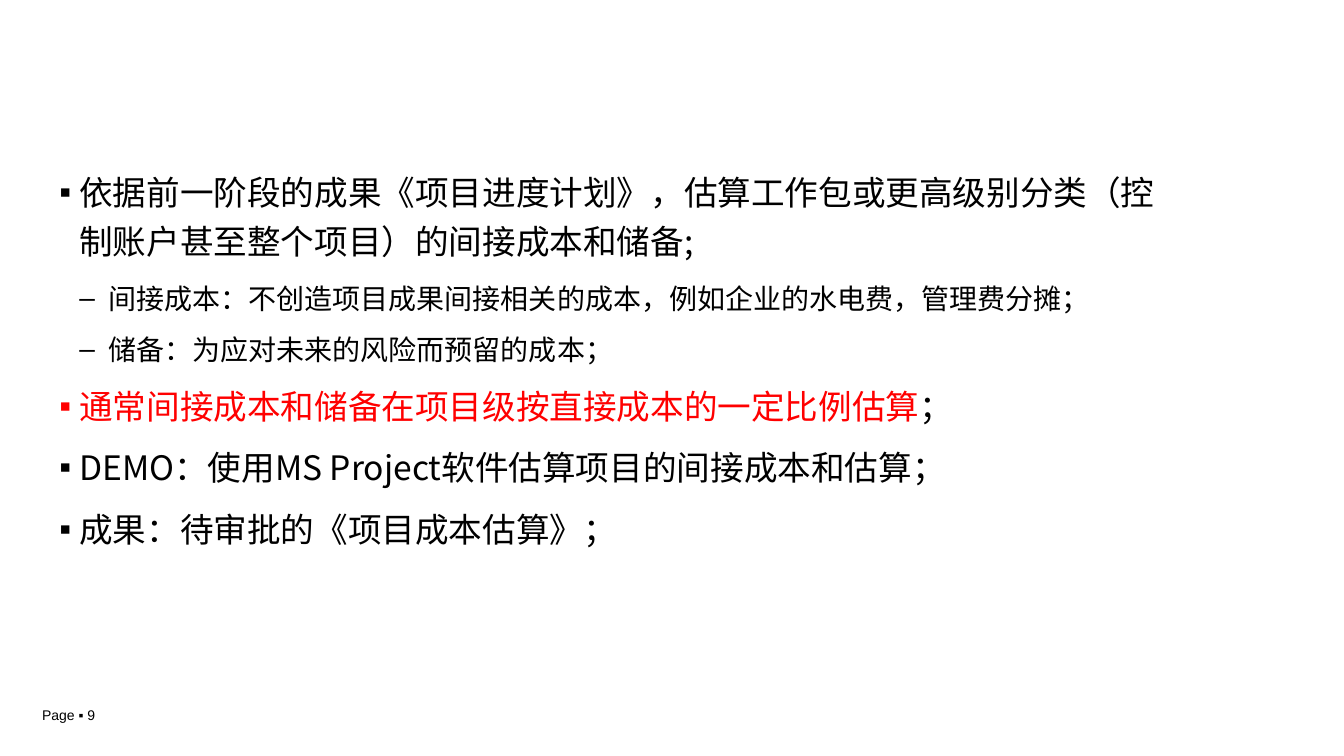
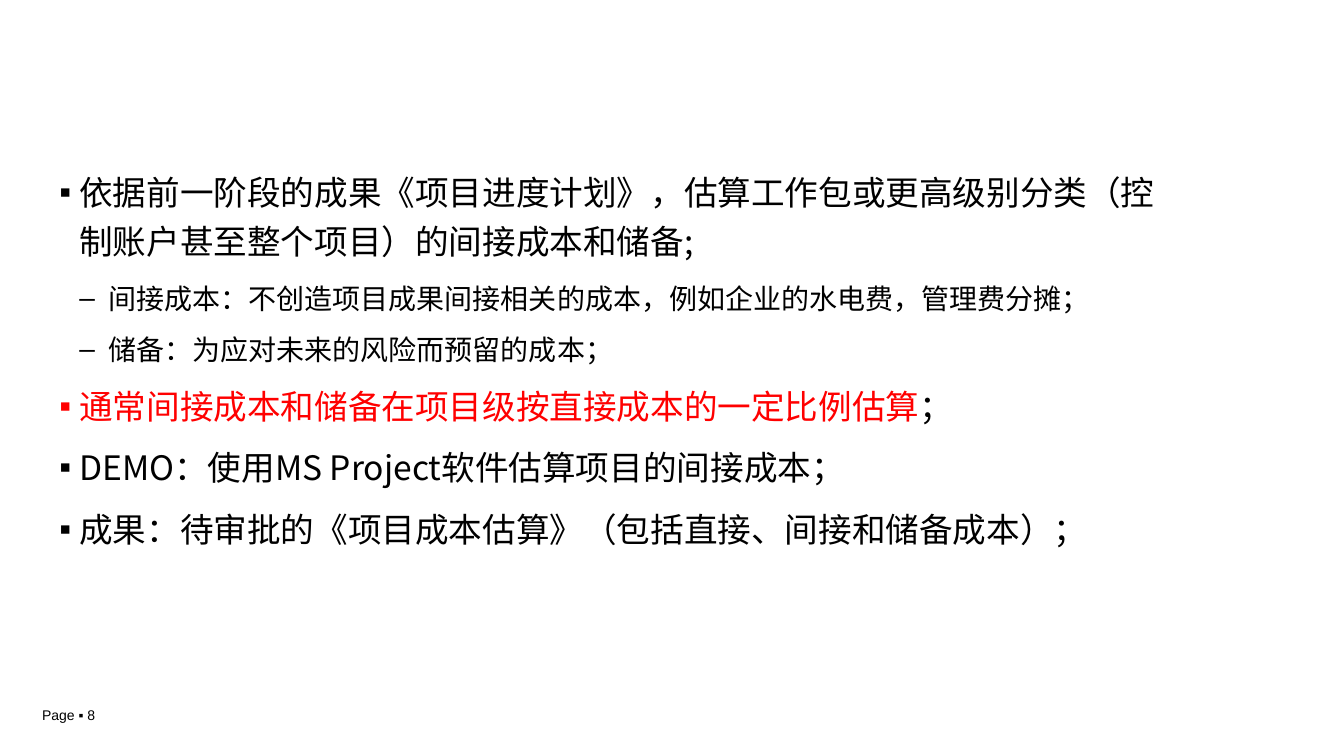
Before and after one commit to edu2act/course-IT-Project-Management, a slide deck: slide 8 of materials/slides/ch03-3.pptx (slide 9 before the commit). Drawn at 1344x756 pixels with LibreOffice and Linux fonts; fonts in the diff are those of the drawing; background and template pictures are left out. Boxes give left, top, right and bottom in pixels: in the first picture for what was removed or moved away, otherwise in the second. Text is boxed around its words. In the diff, an @@ line names an element or a change of style, - is before the commit and + after.

```diff
--- a/materials/slides/ch03-3.pptx
+++ b/materials/slides/ch03-3.pptx
@@ text at (79,451,1087,547): text changed @@
-▪ DEMO：使用MS Project软件估算项目的间接成本和估算；
-▪ 成果：待审批的《项目成本估算》；
+▪ DEMO：使用MS Project软件估算项目的间接成本；
+▪ 成果：待审批的《项目成本估算》（包括直接、间接和储备成本）；
@@ page number at (42,710,95,723): text changed @@
-Page ▪ 9
+Page ▪ 8
```
Also in this commit, not shown: 1 other slide changed, 1 slide removed.
